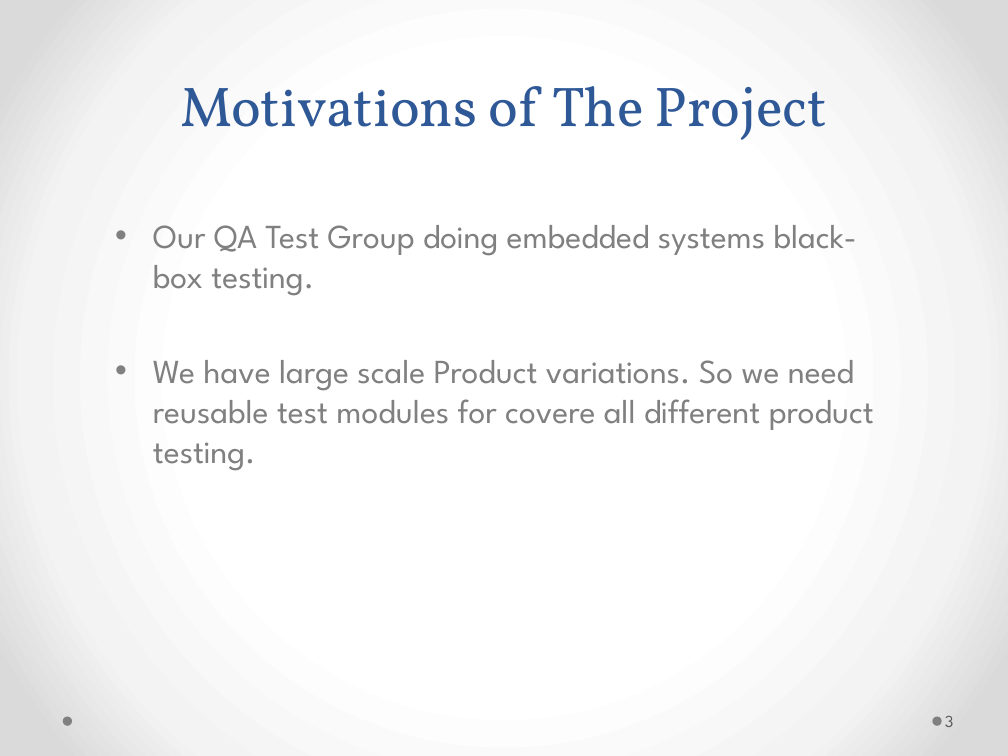
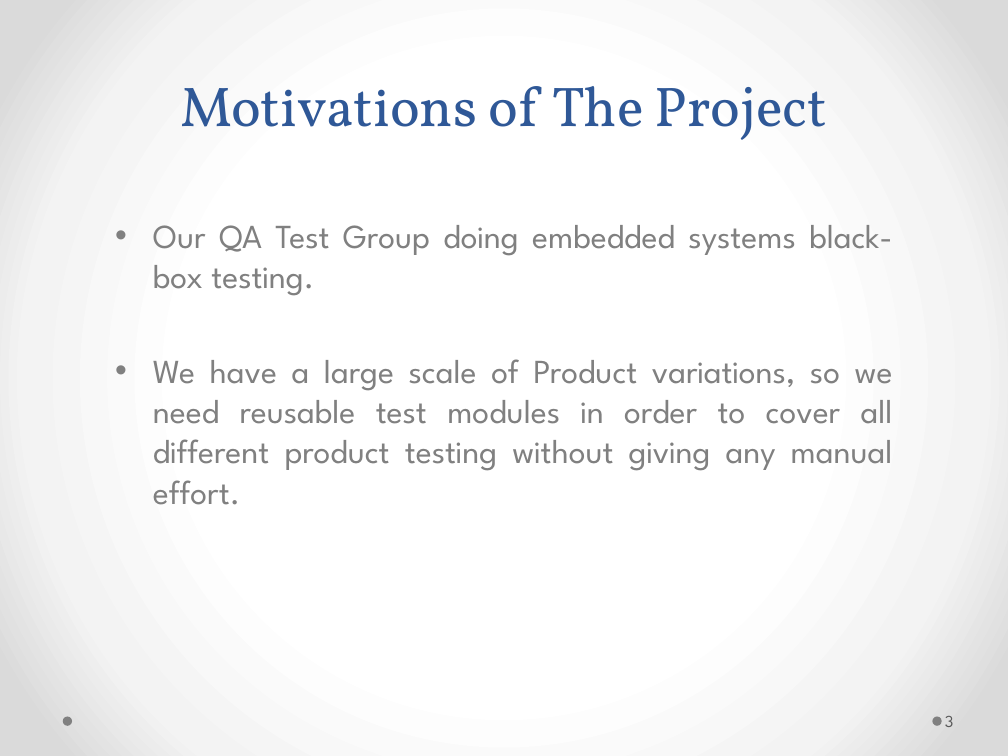
Before and after one commit to genehas/CENG552-SwTesting, a slide deck: slide 3 of jarFolder/CENG552PresentationBurcuGökçe.pptx. Drawn at 1008x756 pixels with LibreOffice and Linux fonts; fonts in the diff are those of the drawing. Boxes give left, top, right and bottom in pixels: in the first picture for what was removed or moved away, otherwise in the second. Text is boxed around its words. In the diff, an @@ line names an element or a change of style, - is before the commit and + after.

```diff
--- a/jarFolder/CENG552PresentationBurcuGökçe.pptx
+++ b/jarFolder/CENG552PresentationBurcuGökçe.pptx
@@ text at bbox=[153, 225, 892, 296]: alignment left to justified @@
@@ text at bbox=[153, 359, 893, 505]: text changed @@
-• We have large scale Product variations. So we need reusable test modules for covere all different product testing.
+• We have a large scale of Product variations, so we need reusable test modules in order to cover all different product testing without giving any manual effort.
```
Also in this commit, not shown: 12 other slides changed.
